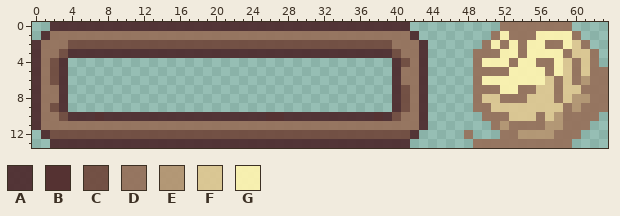
One commit to this pixel-art sprite: assets/images/woolmeter/Woolmeter.png. The first picture shows the starting point.
The file is 64x14 pixels. Colours within 5 levels of each other are drawn and written as one.
Palette (. is transparent): A #4d292ceb  B #553232  C #70483ceb  D #96705aeb  E #b59571eb  F #e0c891eb  G #fff4b0eb
After:
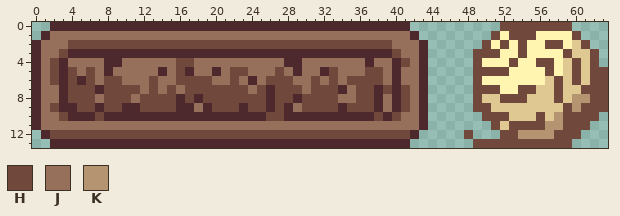
Colours new in this view: H #70483c  J #96705a  K #b59571
Diff:
@@ palette @@
-A #4d292ceb
+A #4d292d
-F #e0c891eb
+F #e0c892
-G #fff4b0eb
+G #fff4b0
@@ x 0..63 @@
- 0 ..AAAAAAAAAAAAAAAAAAAAAAAAAAAAAAAAAAAAAAAA..........DDDDDDDD....
- 1 .ADDDDDDDDDDDDDDDDDDDDDDDDDDDDDDDDDDDDDDDDA........DGDDDGGGGD...
- 2 ADDDCCCCCCCCCCCCCCCCCCCCCCCCCCCCCCCCCCCCDDDA......DGDGDGGDDGFD..
- 3 ADDCAAAAAAAAAAAAAAAAAAAAAAAAAAAAAAAAAAAACDDA.....DDDGGDGGGGDFFD.
- 4 ADCA....................................ACDA.....DGGGDGGDDGFDFD.
- 5 ADCA....................................ADDA.....DDDDGGGGDGFDFDD
- 6 ADCA....................................ADDA.....DGGGGGGGFDFDEDD
- 7 ADDA....................................ACDA.....DDDGGDDFFDFFDDD
- 8 ADDA....................................ACDA.....DFFDDDFFFDFEEDD
- 9 ADCA....................................ACDA.....DDFFFFFFFFDEDDD
-10 ADDCAAABAAAAAAAAAAAAAAAAAABBAAAAAAAAAABACDDA......DDDFFFDFEDDDD.
-11 ADDDDDDDDDDDDDDDDDDDDDDDDDDDDDDDDDDDDDDDDDDA.......DEDDDDEEDDD..
-12 .ACCCCCCCCCCCCCCCCCCCCCCCCCCCCCCCCCCCCCCCCA.....D...DDEEEEDDD...
-13 ..AAAAAAAAAAAAAAAAAAAAAAAAAAAAAAAAAAAAAAAA.......DDDDDDDDDDD....
+ 0 ..AAAAAAAAAAAAAAAAAAAAAAAAAAAAAAAAAAAAAAAA..........HHHHHHHH....
+ 1 .AJJJJJJJJJJJJJJJJJJJJJJJJJJJJJJJJJJJJJJJJA........HGHHHGGGGH...
+ 2 AJJJHHHHHHHHHHHHHHHHHHHHHHHHHHHHHHHHHHHHJJJA......HGHGHGGHHGFH..
+ 3 AJJHAAAAAAAAAAAAAAAAAAAAAAAAAAAAAAAAAAAAHJJA.....HHHGGHGGGGHFFH.
+ 4 AJHAJJJJAAJJJJJJHHJJJJJJJJJJAAJJJJJJJAJJAHJA.....HGGGHGGHHGFHFH.
+ 5 AJHAHJHJAJJJJJAJHAJJAJHHJJJHJAJJAHJJJHHJAJJA.....HHHHGGGGHGFHFHH
+ 6 AJHAHAHJHHJJJHJJHHHHJJHJAJHHHJJHJHJHHHHJAJJA.....HGGGGGGGFHFHFHH
+ 7 AJJAHHHAHHHHJHJHJHHHHHHHJHAHHHJHHHAJHHAHAHJA.....HHHGGHHFFHFFHHH
+ 8 AJJAHHHJHHHJHHHHAHAHHHHHHHAHHAHHHHJJHHAJAHJA.....HFFHHHFFFHFKKHH
+ 9 AJHAAHHAHHAAHHHHAAJAHHHAHHAHAJHHHHAHHHAJAHJA.....HHFFFFFFFFHKHHH
+10 AJJHAAAHAAAAAAAAAAAAAAAAAAHHAAAAAAAAAAHAHJJA......HHHFFFHFKHHHH.
+11 AJJJJJJJJJJJJJJJJJJJJJJJJJJJJJJJJJJJJJJJJJJA.......HFHHHHKKHHH..
+12 .AHHHHHHHHHHHHHHHHHHHHHHHHHHHHHHHHHHHHHHHHA.....H...HHKKKKHHH...
+13 ..AAAAAAAAAAAAAAAAAAAAAAAAAAAAAAAAAAAAAAAA.......HHHHHHHHHHH....
Where, in picture pixels (left, top, right, bottom), the same in both pictures:
changed: (32, 22, 428, 148)
changed: (464, 22, 608, 148)
